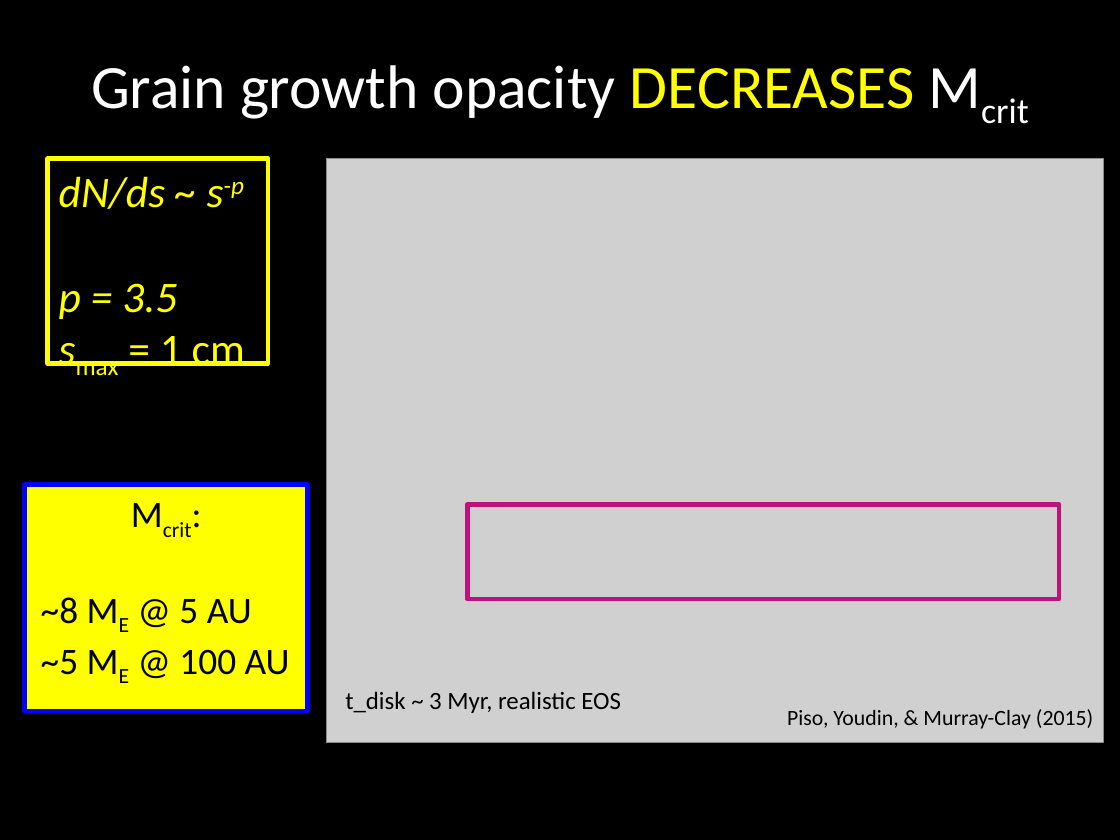
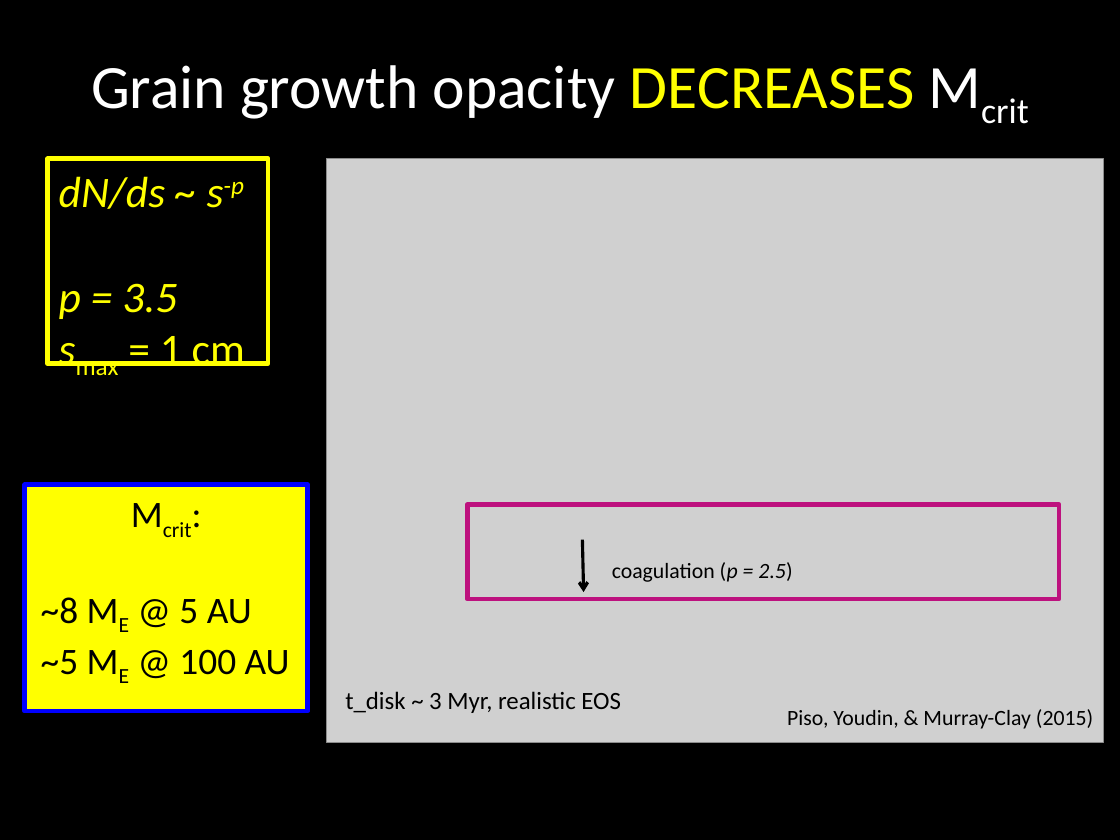
Before and after one commit to apiso/Thesis, a slide deck: slide 27 of slides/MET_talk.pptx (slide 26 before the commit). Drawn at 1120x840 pixels with LibreOffice and Linux fonts; fonts in the diff are those of the drawing; grey boxes stand for pictures. Boxes give left, top, right and bottom in pixels: in the first picture for what was removed or moved away, otherwise in the second. Text is boxed around its words. In the diff, an @@ line names an element or a change of style, - is before the commit and + after.

```diff
--- a/slides/MET_talk.pptx
+++ b/slides/MET_talk.pptx
@@ arrow added from (582, 540) to (584, 592), #000000 2 pt @@
@@ text added at box(612, 562, 792, 582), 14 pt, text #000000 @@
+coagulation (p = 2.5)
```
Also in this commit, not shown: 1 slide added, 11 other files.
